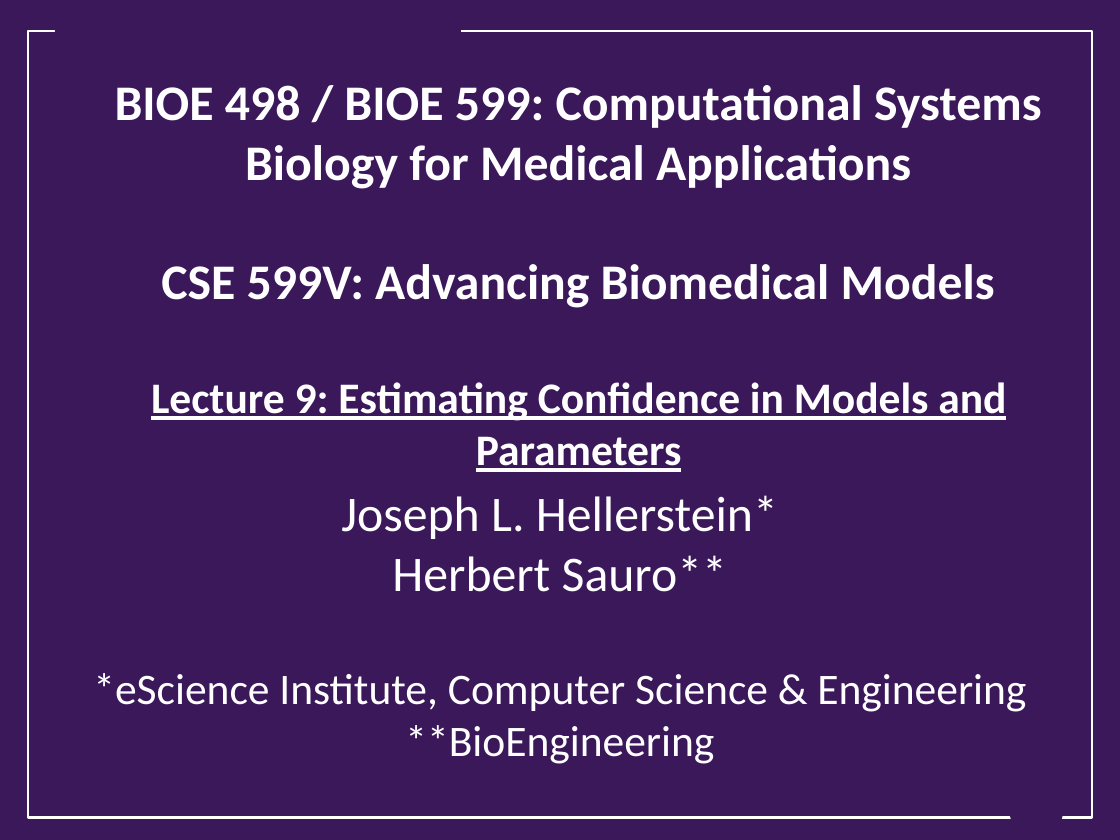
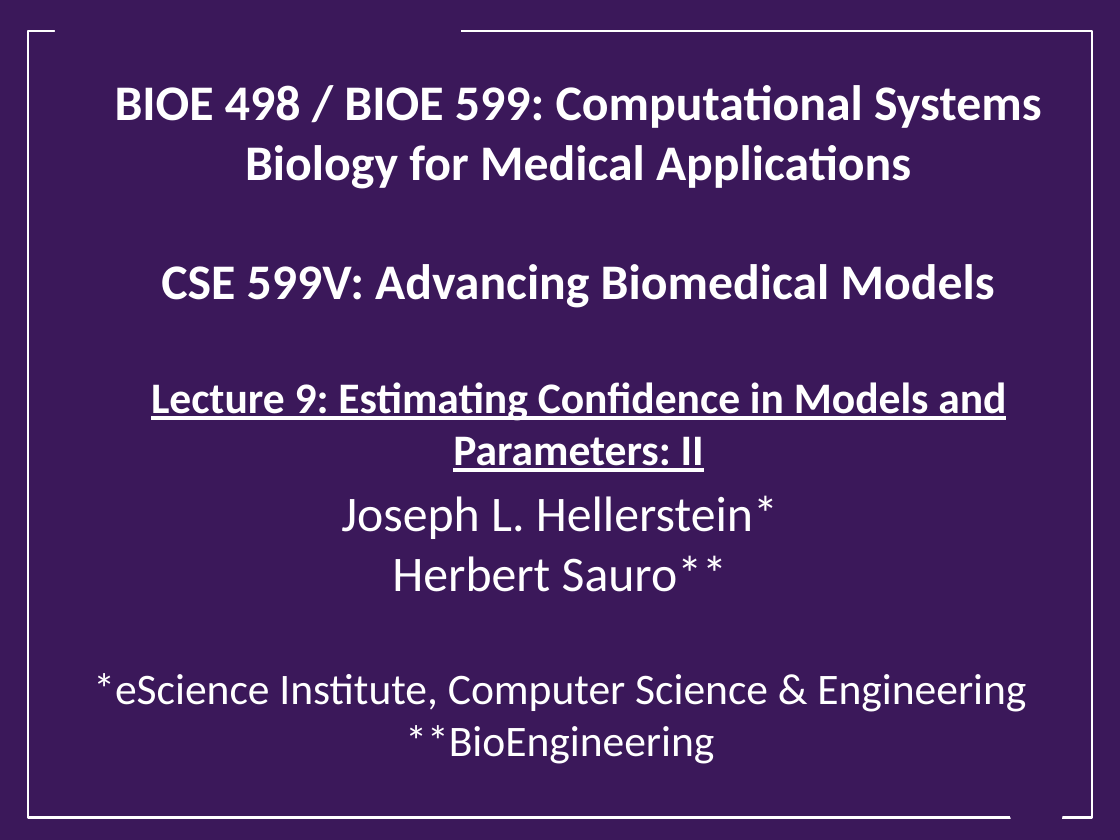
Before and after one commit to ModelEngineering/advancing-biomedical-models, a slide deck: slide 1 of Lectures/week_4/CSE 599V Lecture 10 - Estimating Confidence in Models and Parameters- II .pptx. Drawn at 1120x840 pixels with LibreOffice and Linux fonts; fonts in the diff are those of the drawing; background and template pictures are left out. Boxes give left, top, right and bottom in pixels: in the first picture for what was removed or moved away, otherwise in the second. Text is boxed around its words. In the diff, an @@ line names an element or a change of style, - is before the commit and + after.

```diff
--- a/Lectures/week_4/CSE 599V Lecture 10 - Estimating Confidence in Models and Parameters- II .pptx
+++ b/Lectures/week_4/CSE 599V Lecture 10 - Estimating Confidence in Models and Parameters- II .pptx
@@ title at box(115, 85, 1042, 472): text changed @@
-BIOE 498 / BIOE 599: Computational Systems Biology for Medical Applications
-CSE 599V: Advancing Biomedical Models
-Lecture 9: Estimating Confidence in Models and Parameters
+BIOE 498 / BIOE 599: Computational Systems Biology for Medical Applications
+CSE 599V: Advancing Biomedical Models
+Lecture 9: Estimating Confidence in Models and Parameters: II
```
Also in this commit, not shown: 1 other slide changed, 18 slides removed, 1 other file.
